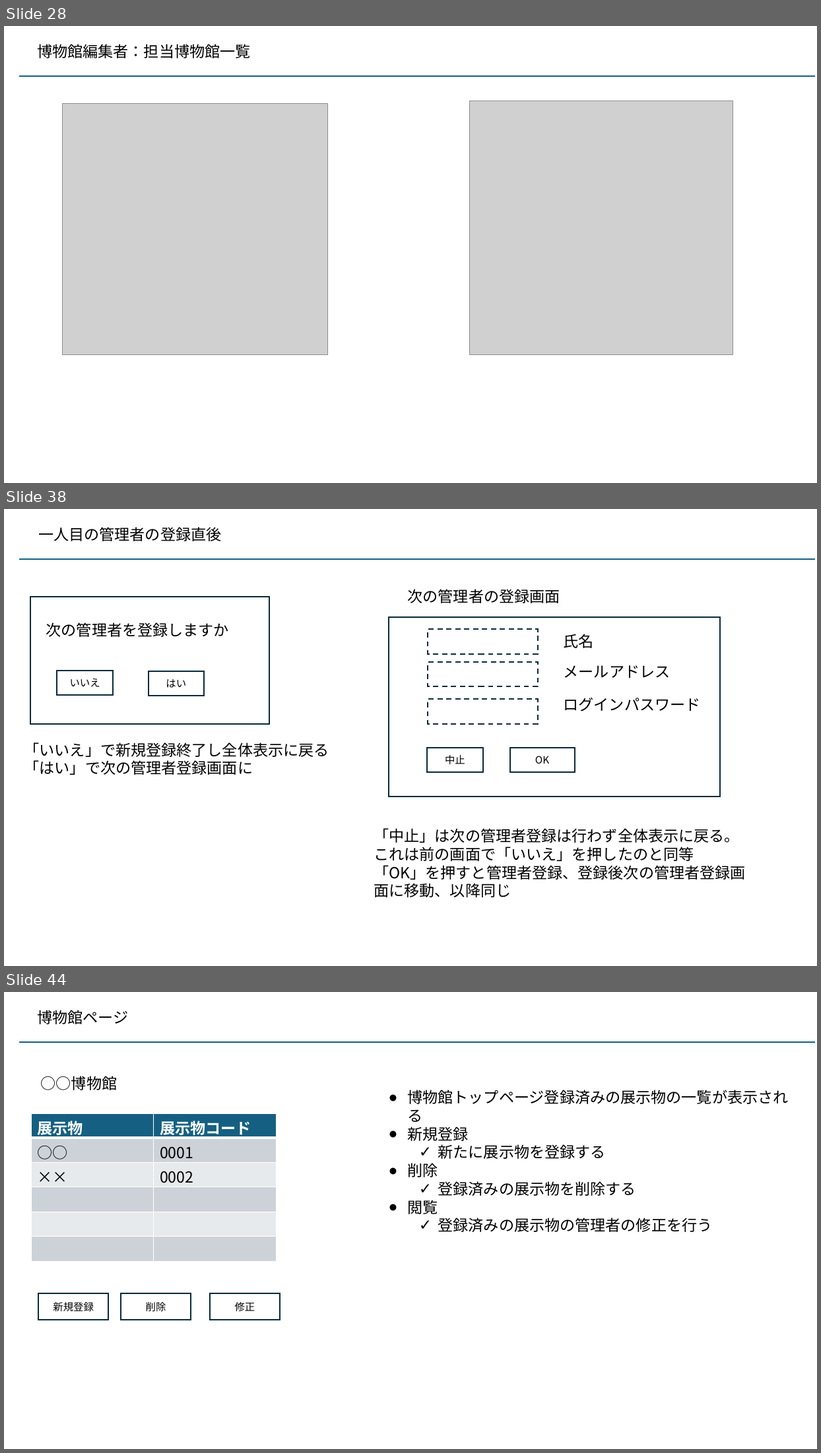
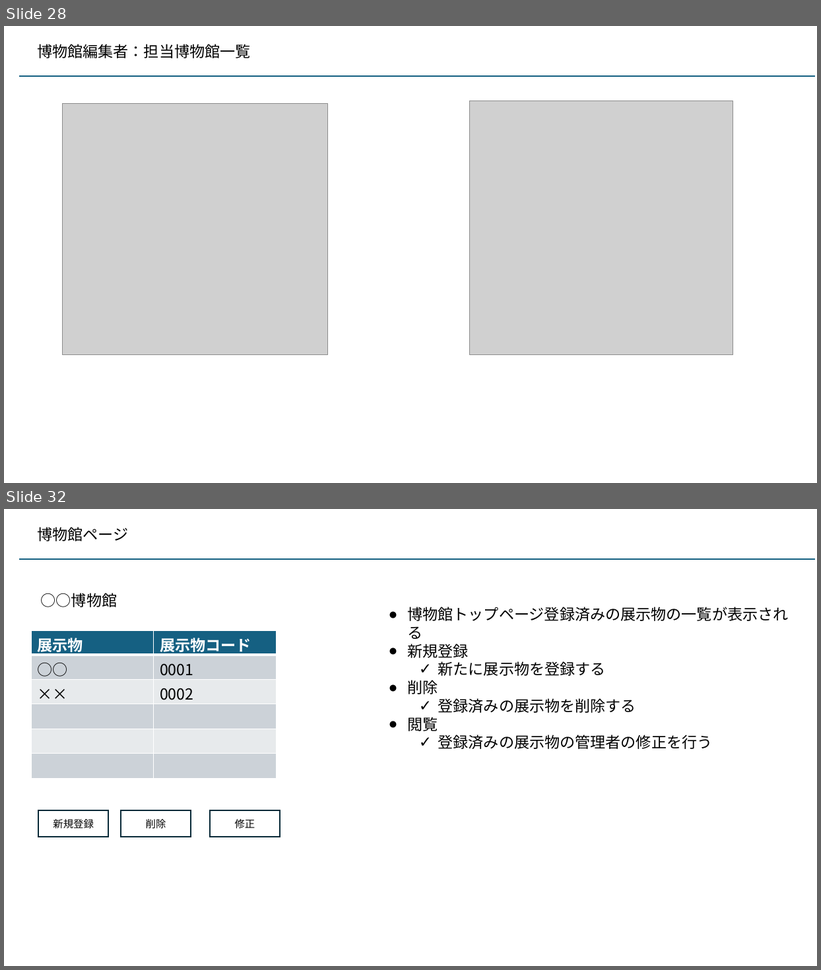
Before and after one commit to kaze-lab/museum_app_proj, a slide deck: 展示物アプリ仕様.pptx. Shown one above the other, each under a label of ours: slides 28, 38 and 44 before the commit, slides 28 and 32 after it; the slides between them are not shown. The pictures are 821x1453 and 821x970 pixels, drawn with LibreOffice and Linux fonts; fonts in the diff are those of the drawing; grey boxes stand for pictures. Boxes give left, top, right and bottom in pixels: in the first picture for what was removed or moved away, otherwise in the second. Text is boxed around its words. In the diff, an @@ line names an element or a change of style, - is before the commit and + after.

```diff
--- a/展示物アプリ仕様.pptx
+++ b/展示物アプリ仕様.pptx
@@ slide 38 removed at (4,509,817,966), background #FFFFFF @@
@@ text removed at (38,527,221,541) @@
-一人目の管理者の登録直後
@@ line removed from (19, 560) to (815, 560) @@
@@ rectangle removed at (30,597,269,724) @@
@@ text removed at (408,589,560,603) @@
-次の管理者の登録画面
@@ text removed at (46,623,229,637) @@
-次の管理者を登録しますか
@@ rectangle removed at (389,618,721,797) @@
@@ rectangle removed at (428,629,538,654) @@
@@ text removed at (564,634,594,648) @@
-氏名
@@ rectangle removed at (428,662,538,687) @@
@@ text removed at (564,665,671,678) @@
-メールアドレス
@@ rectangle removed at (57,671,113,695) @@
-いいえ
@@ rectangle removed at (149,671,204,696) @@
-はい
@@ rectangle removed at (428,699,538,723) @@
@@ text removed at (564,698,701,712) @@
-ログインパスワード
@@ text removed at (24,743,329,775) @@
-「いいえ」で新規登録終了し全体表示に戻る
-「はい」で次の管理者登録画面に
@@ rectangle removed at (427,748,483,772) @@
-中止
@@ rectangle removed at (510,748,575,772) @@
-OK
@@ text removed at (374,828,745,898) @@
-「中止」は次の管理者登録は行わず全体表示に戻る。
-これは前の画面で「いいえ」を押したのと同等
-「OK」を押すと管理者登録、登録後次の管理者登録画面に移動、以降同じ
@@ what was slide 44 is now slide 32 @@
```
Also in this commit, not shown: 1 slide changed, 3 slides added, 14 other slides removed, 2 other files.
